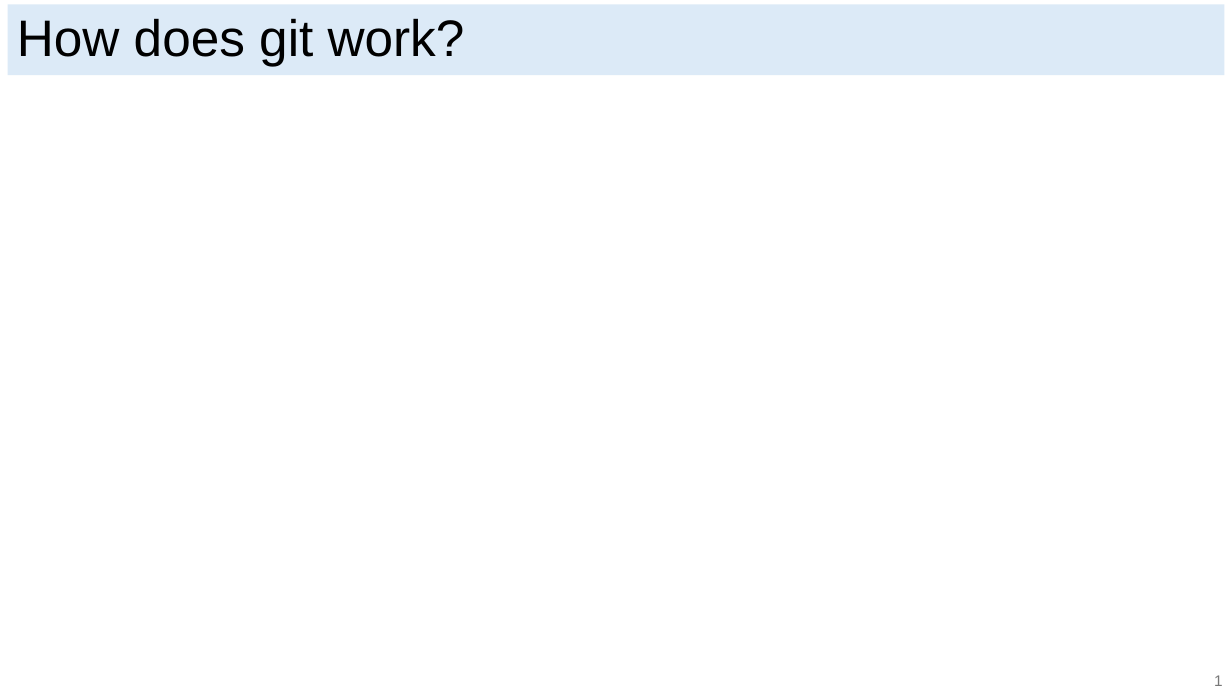
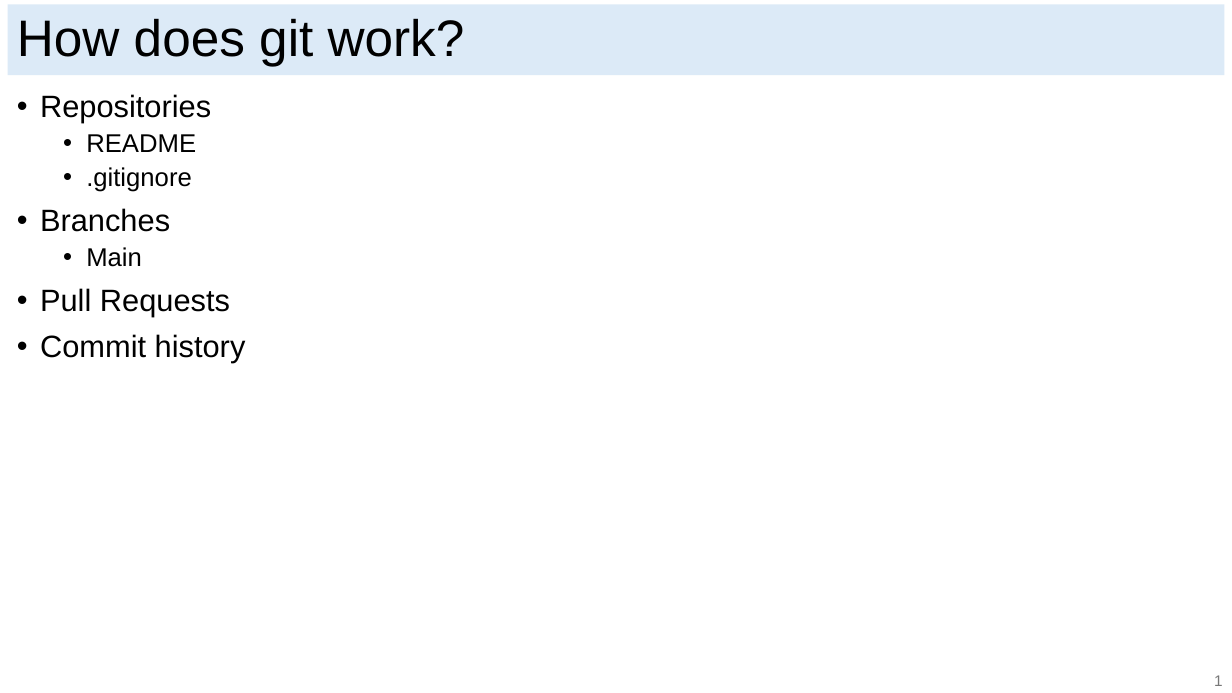
Before and after one commit to ericjmei/git_python_workshop, a slide deck: slide 3 of slides/git_slides.pptx. Drawn at 1232x693 pixels with LibreOffice and Linux fonts; fonts in the diff are those of the drawing. Boxes give left, top, right and bottom in pixels: in the first picture for what was removed or moved away, otherwise in the second. Text is boxed around its words. In the diff, an @@ line names an element or a change of style, - is before the commit and + after.

```diff
--- a/slides/git_slides.pptx
+++ b/slides/git_slides.pptx
@@ text added at (40,94,246,363), 24 pt, text #000000 @@
+• Repositories
+  • README
+  • .gitignore
+• Branches
+  • Main
+• Pull Requests
+• Commit history
```
Also in this commit, not shown: 4 other slides changed, 1 slide removed.
